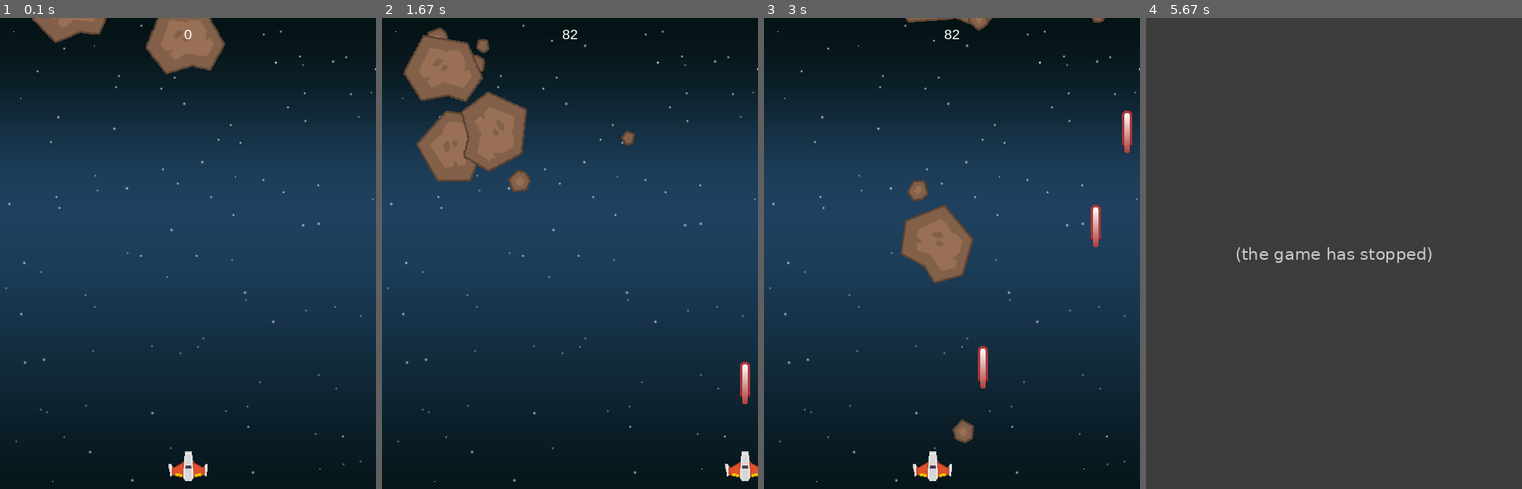
Above: before the commit, frames 1-4 (left to right).
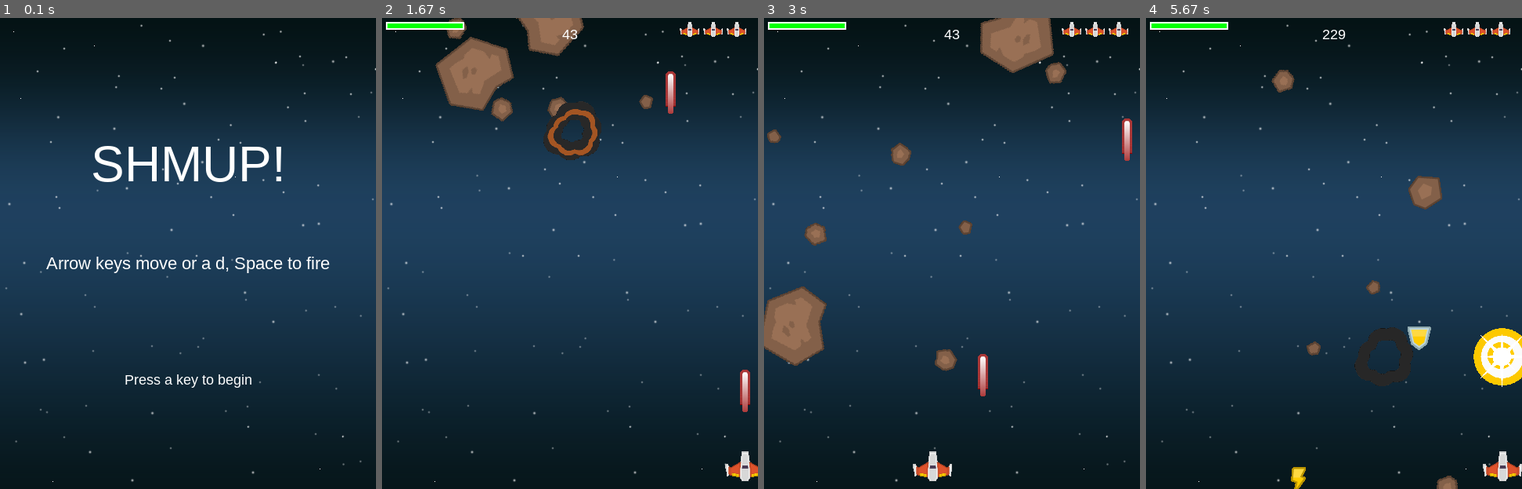
Above: after the commit, the same moments.

Repository: BridgeFour4/pygame_shmup
Game: pygame game, started from shmup.py
The game is run twice, just before and just after one commit, with the same random seed, the same clock (stepped at 60 frames per second) and the same inputs.
Inputs:
- Up to frame 1 (0.1 s): no input
- Up to frame 2 (1.67 s): tap Space at 0.33, 1.57 s; hold Space 0.67-1.13 s; hold Right 0.67-1.13 s; tap A at 1.17 s; hold Right from 1.5 s (still down)
- Up to frame 3 (3 s): tap Space at 1.87, 2.07, 2.37, 2.57, 2.87 s; release Right at 1.97 s; hold Right 2-2.47 s; hold Left from 2.5 s (still down)
- Up to frame 4 (5.67 s): release Left at 3.03 s; hold Left 3.07-3.47 s; tap Space at 3.13, 3.43, 3.57, 3.87, 4.23, 4.53, 4.73, 5.03, 5.23, 5.53 s; hold Right 3.5-4.13 s; hold Left 4.17-4.63 s; hold Right 4.67-5.13 s; hold Right 5.17-5.63 s

The runs differ from the first frame. In frame 1, 5.3% of the frame differs, in the area x 8-88%, y 0-99%; in frame 2, 9.5%; in frame 3, 8.9%; in frame 4, 99%, in the area x 0-100%, y 0-100%.
Before the commit the program exited at 5.5 s; later frames show no game.

Commit message:
finished with the tutorial game complete

Diff:
--- a/shmup.py
+++ b/shmup.py
@@ -1,14 +1,18 @@
-## you are at part eight of te tutorials
+# Frozen Jam by tgfcoder <https://twitter.com/tgfcoder> licensed under CC-BY-3
+# Art from Kenney.nl
 
 import pygame
 import random
 from os import path
 
 img_dir = path.join(path.dirname(__file__), 'img')
+snd_dir = path.join(path.dirname(__file__), 'snd')
 
 WIDTH = 480 # width of game window
 HEIGHT = 600 # height of screen
 FPS = 60 # frames
+
+POWERUP_TIME = 5000
 
 #COLORS (R,G,B)
 BLACK = (0, 0, 0)
@@ -30,6 +34,14 @@
         self.rect.centerx = WIDTH / 2
         self.rect.bottom = HEIGHT - 10
         self.speedx = 0
+        self.shield =100
+        self.shoot_delay = 250
+        self.last_shot = pygame.time.get_ticks()
+        self.lives = 3
+        self.hidden = False
+        self.hide_timer = pygame.time.get_ticks
+        self.power = 1
+        self.power_time = pygame.time.get_ticks()
 
     def update(self):
         self.speedx = 0
@@ -38,20 +50,55 @@
             self.speedx = -8
         if keystate[pygame.K_RIGHT]:
             self.speedx = 8
+
+        if keystate[pygame.K_SPACE]:
+            self.shoot()
+
         if keystate[pygame.K_a]:
             self.speedx = -8
         if keystate[pygame.K_d]:
             self.speedx = 8
+
         if self.rect.right > WIDTH:
             self.rect.right=WIDTH
         if self.rect.left<0:
             self.rect.left=0
         self.rect.x +=self.speedx
 
+        if self.hidden and pygame.time.get_ticks() - self.hide_timer > 1000:
+            self.hidden = False
+            self.rect.centerx = WIDTH / 2
+            self.rect.bottom = HEIGHT - 10
+
     def shoot(self):
-        bullet = Bullet(self.rect.centerx,self.rect.top)
-        all_sprites.add(bullet)
-        bullets.add(bullet)
+        shoot_sound.play()
+        now = pygame.time.get_ticks()
+        if now - self.last_shot > self.shoot_delay:
+            self.last_shot = now
+            if self.power ==1:
+                bullet = Bullet(self.rect.centerx, self.rect.top)
+                all_sprites.add(bullet)
+                bullets.add(bullet)
+            if self.power >= 2:
+                bullet1 = Bullet(self.rect.left, self.rect.centery)
+                bullet2 = Bullet(self.rect.right, self.rect.centery)
+                all_sprites.add(bullet1)
+                all_sprites.add(bullet2)
+                bullets.add(bullet1)
+                bullets.add(bullet2)
+                shoot_sound.play()
+        if self.power >= 2 and pygame.time.get_ticks() - self.power_time > POWERUP_TIME:
+            self.power -= 1
+            self.power_time = pygame.time.get_ticks()
+
+    def hide(self):
+        self.hidden = True
+        self.hide_timer = pygame.time.get_ticks()
+        self.rect.center= (WIDTH / 2, HEIGHT +200)
+
+    def powerup(self):
+        self.power +=1
+        self.power_time= pygame.time.get_ticks()
 
 
 class Mob(pygame.sprite.Sprite):
@@ -110,6 +157,46 @@
         if self.rect.bottom < 0:
             self.kill()
 
+class Explosion(pygame.sprite.Sprite):
+    def __init__(self, center, size):
+        pygame.sprite.Sprite.__init__(self)
+        self.size = size
+        self.image = explosion_anim[self.size][0]
+        self.rect = self.image.get_rect()
+        self.rect.center = center
+        self.frame = 0
+        self.last_update = pygame.time.get_ticks()
+        self.frame_rate = 50
+
+    def update(self):
+        now = pygame.time.get_ticks()
+        if now - self.last_update > self.frame_rate:
+            self.last_update = now
+            self.frame += 1
+            if self.frame == len(explosion_anim[self.size]):
+                self.kill()
+            else:
+                center = self.rect.center
+                self.image = explosion_anim[self.size][self.frame]
+                self.rect = self.image.get_rect()
+                self.rect.center = center
+
+
+class Pow(pygame.sprite.Sprite):
+    def __init__(self, center):
+        pygame.sprite.Sprite.__init__(self)
+        self.type = random.choice(['shield', 'gun'])
+        self.image = powerup_images[self.type]
+        self.image.set_colorkey(BLACK)
+        self.rect = self.image.get_rect()
+        self.rect.center = center
+        self.speedy = 2
+
+    def update(self):
+        self.rect.y += self.speedy
+        # kill if it moves off the bottom of the screen
+        if self.rect.top > HEIGHT:
+            self.kill()
 
 font_name = pygame.font.match_font('arial')
 
@@ -121,6 +208,46 @@
     text_rect.midtop = (x, y)
     surf.blit(text_surface, text_rect)
 
+def new_mob():
+    m= Mob()
+    all_sprites.add(m)
+    mobs.add(m)
+
+def draw_shield_bar(surf, x, y, pct):
+    if pct< 0:
+        pct = 0
+    BAR_LENGTH = 100
+    BAR_HEIGHT = 10
+    fill = (pct / 100 ) * BAR_LENGTH
+    outline_rect = pygame.Rect(x,y,BAR_LENGTH, BAR_HEIGHT)
+    fill_rect = pygame.Rect(x,y,fill,BAR_HEIGHT)
+    pygame.draw.rect(surf,GREEN,fill_rect)
+    pygame.draw.rect(surf,WHITE,outline_rect,2)
+
+def draw_lives(surf, x, y, lives, img):
+    for i in range(lives):
+        img_rect = img.get_rect()
+        img_rect.x = x + 30 * i
+        img_rect.y = y
+        surf.blit(img, img_rect)
+
+def show_go_screen():
+    screen.blit(background, background_rect)
+    draw_text(screen, "SHMUP!", 64, WIDTH / 2, HEIGHT / 4)
+    draw_text(screen, "Arrow keys move or a d, Space to fire", 22,
+              WIDTH / 2, HEIGHT / 2)
+    draw_text(screen, "Press a key to begin", 18, WIDTH / 2, HEIGHT * 3 / 4)
+    pygame.display.flip()
+    waiting = True
+    while waiting:
+        clock.tick(FPS)
+        for event in pygame.event.get():
+            if event.type == pygame.QUIT:
+                pygame.quit()
+            if event.type == pygame.KEYUP:
+                waiting = False
+
+
 
 #initializing the pygame window
 pygame.init()
@@ -131,6 +258,8 @@
 background = pygame.image.load(path.join(img_dir, 'starfield.png')).convert()
 background_rect = background.get_rect()
 player_img = pygame.image.load(path.join(img_dir, "playerShip1_orange.png")).convert()
+player_mini_img = pygame.transform.scale(player_img, (25,19))
+player_mini_img.set_colorkey(BLACK)
 meteor_images = []
 meteor_list =['meteorBrown_big1.png','meteorBrown_med1.png',
               'meteorBrown_med3.png',
@@ -140,28 +269,65 @@
     meteor_images.append(pygame.image.load(path.join(img_dir, img)).convert())
 bullet_img = pygame.image.load(path.join(img_dir, "laserRed16.png")).convert()
 
+explosion_anim = {}
+explosion_anim['lg'] = []
+explosion_anim['sm'] = []
+explosion_anim['player'] = []
+for i in range(9):
+    filename = 'regularExplosion0{}.png'.format(i)
+    img = pygame.image.load(path.join(img_dir, filename)).convert()
+    img.set_colorkey(BLACK)
+    img_lg = pygame.transform.scale(img, (75, 75))
+    explosion_anim['lg'].append(img_lg)
+    img_sm = pygame.transform.scale(img, (32, 32))
+    explosion_anim['sm'].append(img_sm)
+    filename = 'sonicExplosion0{}.png'.format(i)
+    img = pygame.image.load(path.join(img_dir, filename)).convert()
+    img.set_colorkey(BLACK)
+    explosion_anim['player'].append(img)
+
+powerup_images = {}
+powerup_images['shield'] = pygame.image.load(path.join(img_dir, 'shield_gold.png')).convert()
+powerup_images['gun'] = pygame.image.load(path.join(img_dir, 'bolt_gold.png')).convert()
+
+#loading GameSounds
+shoot_sound = pygame.mixer.Sound(path.join(snd_dir, 'Laser_Shoot2.wav'))
+expl_sounds=[]
+for snd in ['Explosion.wav','Explosion4.wav']:
+    expl_sounds.append(pygame.mixer.Sound(path.join(snd_dir,snd)))
+pygame.mixer.Sound.set_volume(shoot_sound,0.1)
+pygame.mixer.music.load(path.join(snd_dir,'tgfcoder-FrozenJam-SeamlessLoop.ogg'))
+pygame.mixer.music.set_volume(0.6)
+
+shield_sound = pygame.mixer.Sound(path.join(snd_dir, 'shield_sound.wav'))
+gun_sound= pygame.mixer.Sound(path.join(snd_dir, 'gun_sound.wav'))
 
 pygame.display.set_caption("My Game")
 clock = pygame.time.Clock()
 
 #sprites
-all_sprites = pygame.sprite.Group()
-mobs = pygame.sprite.Group()
-bullets = pygame.sprite.Group()
-player = Player()
-all_sprites.add(player)
-for i in range(8):
-    m= Mob()
-    all_sprites.add(m)
-    mobs.add(m)
-
-score = 0
+
 
 
 
 # Game Loop
+pygame.mixer.music.play(loops=-1)
+game_over = True
 running = True
 while running:
+    if game_over:
+        show_go_screen()
+        game_over = False
+        all_sprites = pygame.sprite.Group()
+        mobs = pygame.sprite.Group()
+        bullets = pygame.sprite.Group()
+        powerups = pygame.sprite.Group()
+        player = Player()
+        all_sprites.add(player)
+        for i in range(8):
+            new_mob()
+
+        score = 0
     # keep loop running at the right speed
     clock.tick(FPS)
     # process input
@@ -169,23 +335,56 @@
         # check for closing window
         if event.type == pygame.QUIT:
             running = False
-        elif event.type == pygame.KEYDOWN:
-            if event.key == pygame.K_SPACE:
-                player.shoot()
 
     # update
     all_sprites.update()
+
+    hits = pygame.sprite.spritecollide(player,powerups, True)
+    for hit in hits :
+        if hit.type == 'shield':
+            shield_sound.play()
+            player.shield += random.randrange(10,30)
+            if player.shield >=100:
+
+                player.shield = 100
+
+        if hit.type == 'gun':
+            gun_sound.play()
+            player.powerup()
 
     hits = pygame.sprite.groupcollide(mobs,bullets,True,True)
     for hit in hits:
         score +=50 - hit.radius
-        m = Mob()
-        all_sprites.add(m)
-        mobs.add(m)
-
-    hits = pygame.sprite.spritecollide(player, mobs, False, pygame.sprite.collide_circle)
-    if hits:
-        running = False
+        random.choice(expl_sounds).play()
+        expl = Explosion(hit.rect.center, 'lg')
+        all_sprites.add(expl)
+        new_mob()
+        if random.random()>.9:
+            pow = Pow(hit.rect.center)
+            all_sprites.add(pow)
+            powerups.add(pow)
+
+   # check for mob hitting the player
+    hits = pygame.sprite.spritecollide(player, mobs, True, pygame.sprite.collide_circle)
+    for hit in hits:
+        random.choice(expl_sounds).play()
+        player.shield -= hit.radius * 2
+        expl = Explosion(hit.rect.center, 'lg')
+        all_sprites.add(expl)
+        new_mob()
+        if player.shield<=0:
+            death_explosion = Explosion(player.rect.center, 'player')
+            all_sprites.add(death_explosion)
+            player.hide()
+            player.lives -=1
+            player.shield = 100
+
+    if not player.alive() and not death_explosion.alive():
+        game_over = True
+
+
+
+
 
     # render (draw)
     # Draw / render
@@ -193,6 +392,8 @@
     screen.blit(background, background_rect)
     all_sprites.draw(screen)
     draw_text(screen,str(score),18,WIDTH/2,10)
+    draw_shield_bar(screen, 5, 5, player.shield)
+    draw_lives(screen, WIDTH - 100, 5, player.lives,player_mini_img)
 
     # *after* drawing everything, flip the display
     pygame.display.flip()
Binary file added: img/bolt_gold.png
Binary file added: img/regularExplosion00.png
Binary file added: img/regularExplosion01.png
Binary file added: img/regularExplosion02.png
Binary file added: img/regularExplosion03.png
Binary file added: img/regularExplosion04.png
Binary file added: img/regularExplosion05.png
Binary file added: img/regularExplosion06.png
Binary file added: img/regularExplosion07.png
Binary file added: img/regularExplosion08.png
Binary file added: img/shield_gold.png
Binary file added: img/sonicExplosion00.png
(and 15 more such lines)
